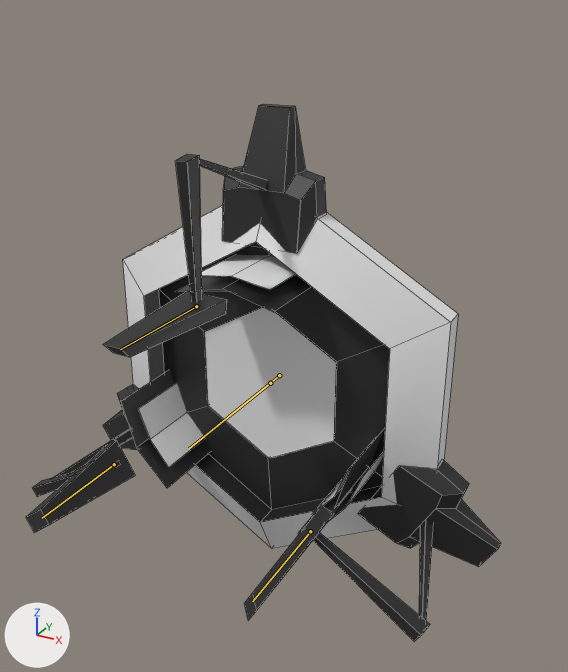
The Blender file assets/models/props/combine_ball_catcher.blend: old version first, new version second.
Camera for both pictures: a camera (50 mm lens) standing at (1.1, -1.97, 1.12) and looking at (0.11, -0.17, 0.23). Arrows for +X, +Y and +Z are at lower left; the lights stay in place. The first picture is the older version. The bones that bend it are drawn over the model as lines. Mesh edges are drawn as thin lines.

In view in the first picture: 'ball_catcher'.
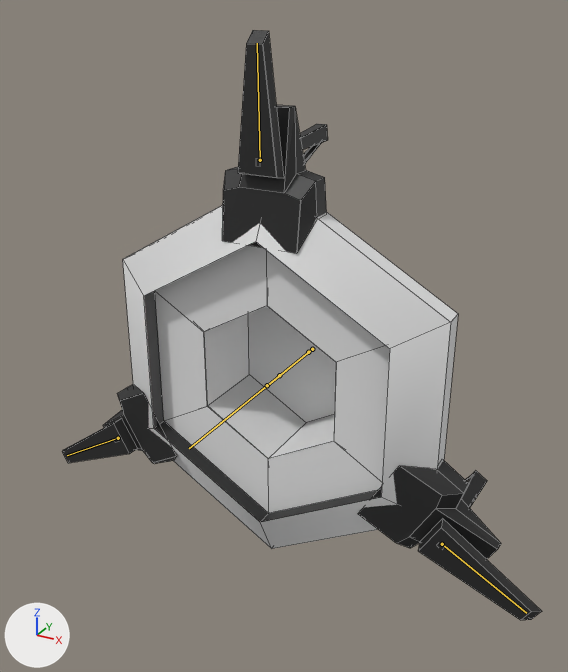
The newer file adds an action. The first version stands in its rest pose; the second is drawn at frame 0 of the action 'caught'.

Boxes [x1, y1, x2, y2] around the edits, measured in the pictures (568 x 672 px):
'ball_catcher', posed (10% taller): before [26, 104, 501, 642]; after [62, 30, 542, 620]
bone 'Center', root to tip: before (270, 383) to (217, 425); after (308, 352) to (264, 388)
bone 'Cover', root to tip: before (279, 375) to (229, 416); after (267, 385) to (214, 428)
bone 'Arm0', root to tip: before (196, 306) to (120, 349); after (260, 160) to (257, 43)
bone 'Arm1', root to tip: before (310, 531) to (252, 601); after (442, 544) to (526, 613)
bone 'Arm2', root to tip: before (114, 464) to (42, 518); after (118, 438) to (67, 455)
bone 'Fins', root to tip: before (270, 383) to (238, 409); after (312, 349) to (285, 370)
bone 'Spinner', root to tip: before (270, 383) to (217, 425); after (312, 349) to (269, 384)

The change in detail:
Bone 'Center' (bone_center) moves from (0.0, 0.0, 0.0) to (0.0, -0.263, 0.0).
Bone 'Cover' (bone_cover) moves from (0.0, 0.0, 0.0) to (0.0, 0.08, 0.0).
Bone 'Arm0' (bone_arm0) moves from (0.0, 0.0, 0.0) to (0.0, -0.327, -0.316).
Bone 'Arm0' (bone_arm0) turns from (0, 0, 0) to (-88, 0, 0) degrees about its own x, y and z.
Bone 'Arm1' (bone_arm1) moves from (0.0, 0.0, 0.0) to (0.0, -0.315, -0.313).
Bone 'Arm1' (bone_arm1) turns from (0, 0, 0) to (-92, 0, 0) degrees about its own x, y and z.
Bone 'Arm2' (bone_arm2) moves from (0.0, 0.0, 0.0) to (0.0, -0.321, -0.308).
Bone 'Arm2' (bone_arm2) turns from (0, 0, 0) to (-89, 0, 0) degrees about its own x, y and z.
Bone 'Fins' (bone_fins) moves from (0.0, 0.0, 0.0) to (0.0, -0.29, 0.0).
Bone 'Spinner' (bone_spinner) turns from (0, 0, 0) to (0, -157, 0) degrees about its own x, y and z.
